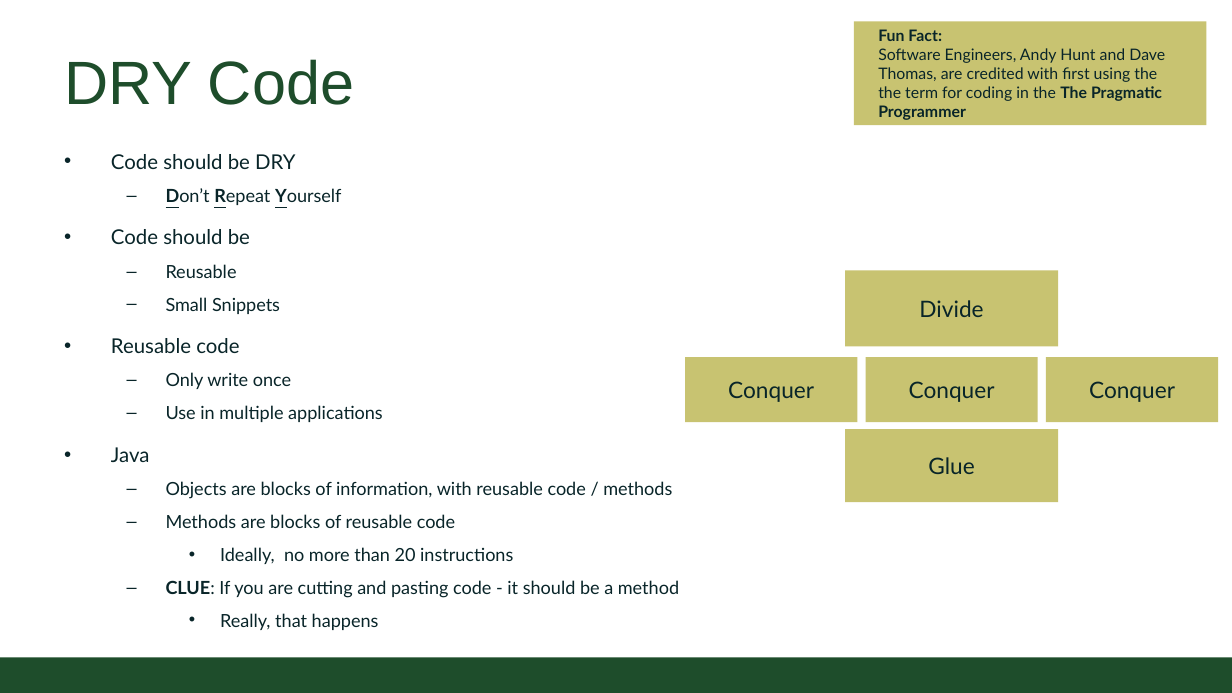
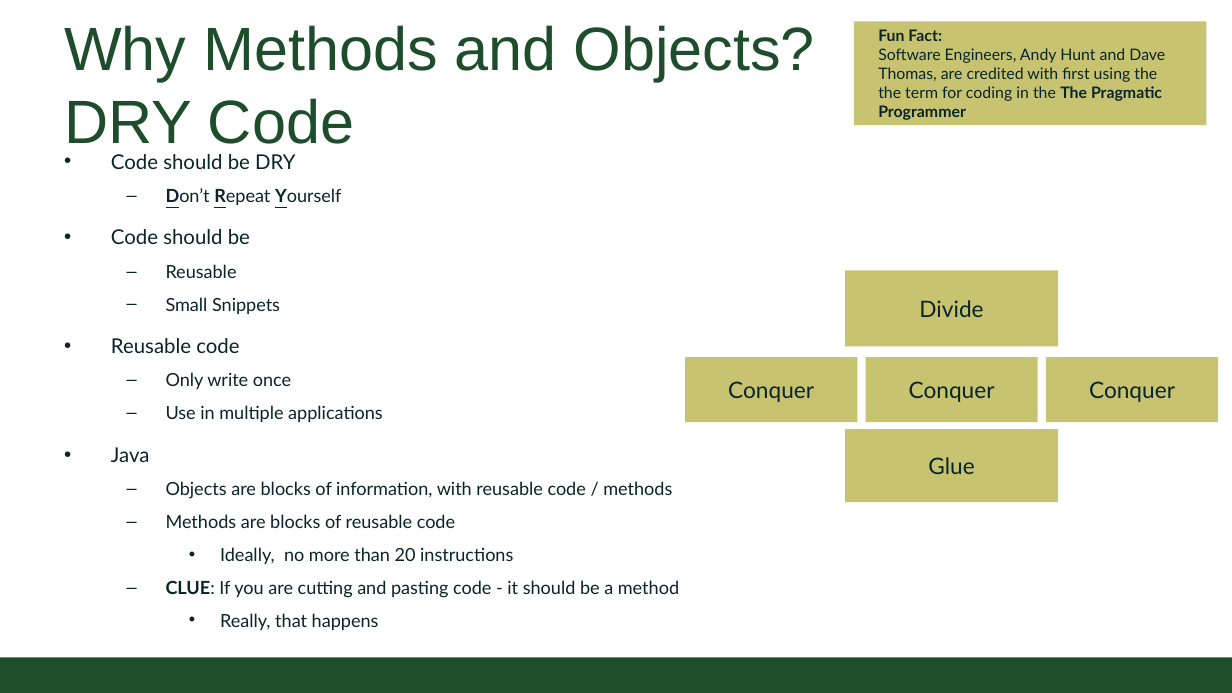
Before and after one commit to CSU-CompSci-CS163-4/Handouts, a slide deck: slide 18 of slides/On-Campus/02_02_ObjectsMethods.pptx (slide 6 before the commit). Drawn at 1232x693 pixels with LibreOffice and Linux fonts; fonts in the diff are those of the drawing; background and template pictures are left out. Boxes give left, top, right and bottom in pixels: in the first picture for what was removed or moved away, otherwise in the second. Text is boxed around its words. In the diff, an @@ line names an element or a change of style, - is before the commit and + after.

```diff
--- a/slides/On-Campus/02_02_ObjectsMethods.pptx
+++ b/slides/On-Campus/02_02_ObjectsMethods.pptx
@@ title at (64, 25, 815, 144): text changed @@
-DRY Code
+Why Methods and Objects?
+DRY Code
```
Also in this commit, not shown: 10 other slides changed, 14 slides added, 2 slides removed, 4 other files.
